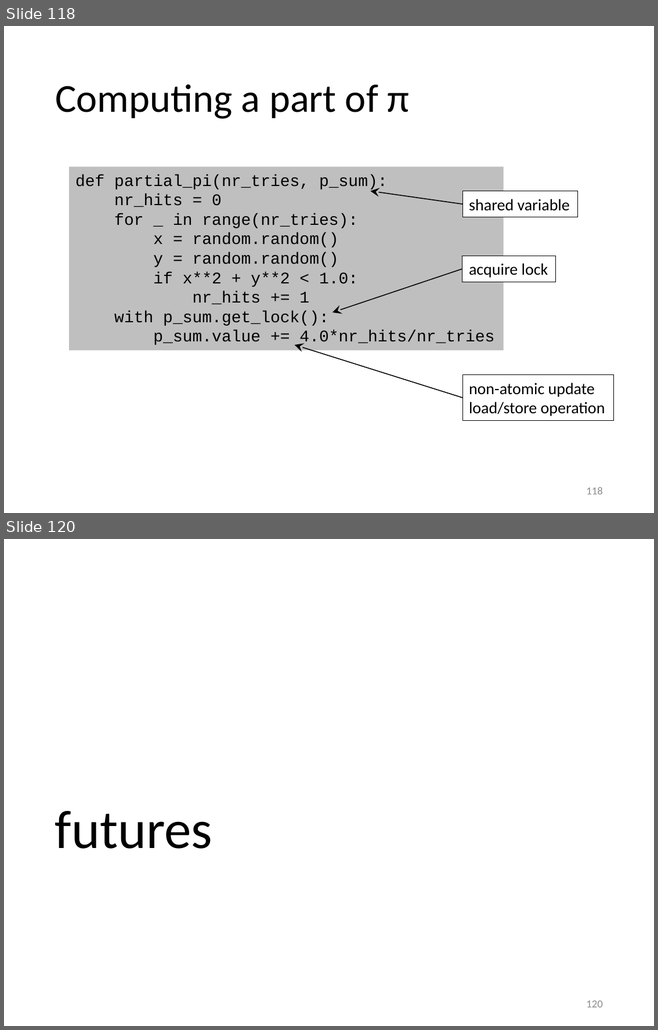
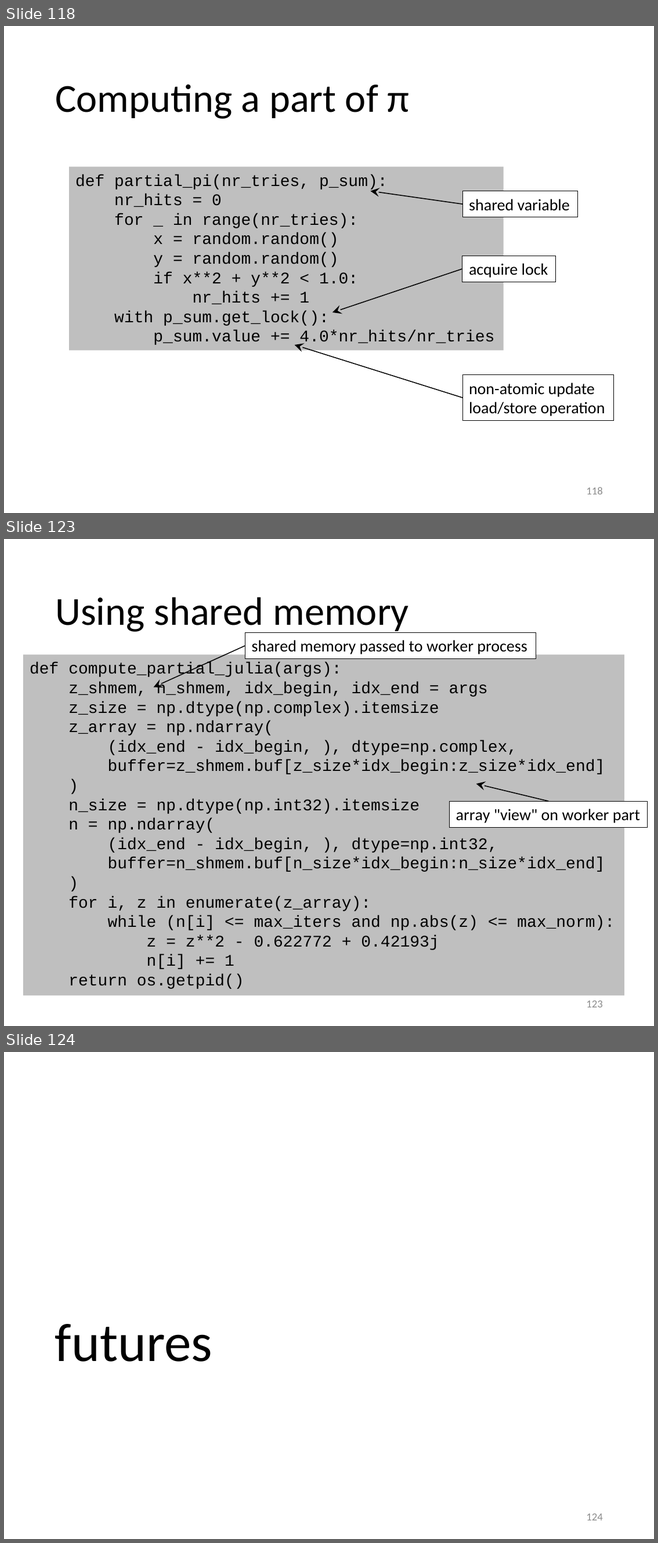
Before and after one commit to gjbex/Python-for-HPC, a slide deck: python_hpc.pptx. Shown one above the other, each under a label of ours: slides 118 and 120 before the commit, slides 118, 123 and 124 after it; the slides between them are not shown. The pictures are 658x1030 and 658x1543 pixels, drawn with LibreOffice and Linux fonts; fonts in the diff are those of the drawing. Boxes give left, top, right and bottom in pixels: in the first picture for what was removed or moved away, otherwise in the second. Text is boxed around its words. In the diff, an @@ line names an element or a change of style, - is before the commit and + after.

Commit message:
Add slides on Python 3.8 shared memory feature

```diff
--- a/python_hpc.pptx
+++ b/python_hpc.pptx
@@ slide 123 added at bbox=[4, 539, 654, 1026], background #FFFFFF @@
@@ title added at bbox=[55, 597, 408, 634], 44 pt, text #000000 @@
+Using shared memory
@@ rectangle added at bbox=[245, 632, 536, 658], fill #FFFFFF, outline #000000 0.75 pt, 18 pt, text #000000 @@
+shared memory passed to worker process
@@ rectangle added at bbox=[24, 654, 625, 995], fill #BFBFBF, 18 pt, text #000000 @@
+def compute_partial_julia(args):
+z_shmem, n_shmem, idx_begin, idx_end = args
+z_size = np.dtype(np.complex).itemsize
+z_array = np.ndarray(
+(idx_end - idx_begin, ), dtype=np.complex,
+buffer=z_shmem.buf[z_size*idx_begin:z_size*idx_end]
+)
+n_size = np.dtype(np.int32).itemsize
+n = np.ndarray(
+(idx_end - idx_begin, ), dtype=np.int32,
+buffer=n_shmem.buf[n_size*idx_begin:n_size*idx_end]
+)
+for i, z in enumerate(z_array):
+while (n[i] <= max_iters and np.abs(z) <= max_norm):
+z = z**2 - 0.622772 + 0.42193j
+n[i] += 1
+return os.getpid()
@@ arrow added from (245, 646) to (154, 687), #000000 1 pt @@
@@ arrow added from (549, 801) to (476, 784), #000000 1 pt @@
@@ rectangle added at bbox=[449, 801, 647, 827], fill #FFFFFF, outline #000000 0.75 pt, 18 pt, text #000000 @@
+array "view" on worker part
@@ page number added at bbox=[586, 1001, 602, 1008], 12 pt, text #8C8C8C @@
+123
@@ what was slide 120 is now slide 124 @@
@@ page number at bbox=[586, 1514, 602, 1521]: text changed @@
-120
+124
```
Also in this commit, not shown: 1 slide changed, 3 other slides added.
